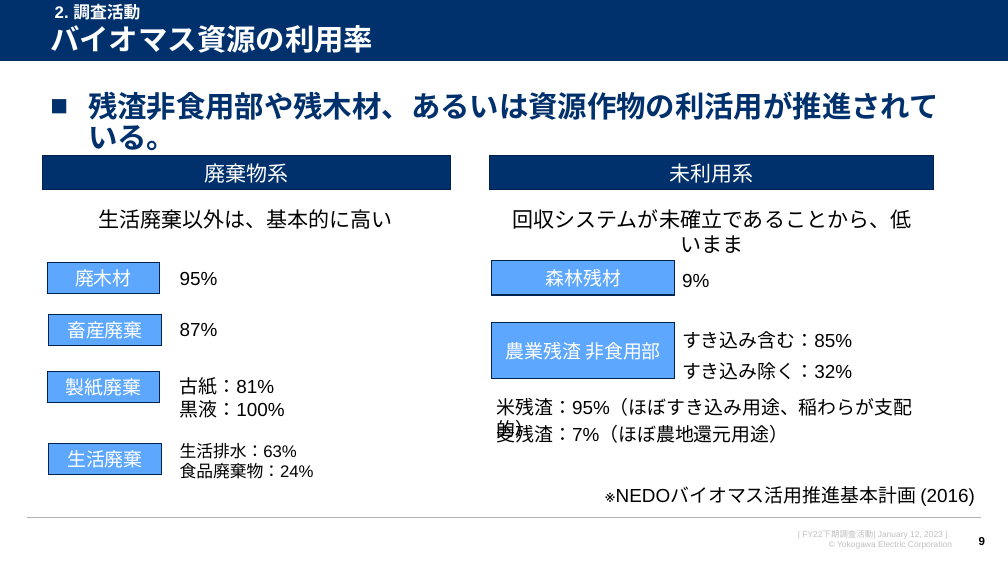
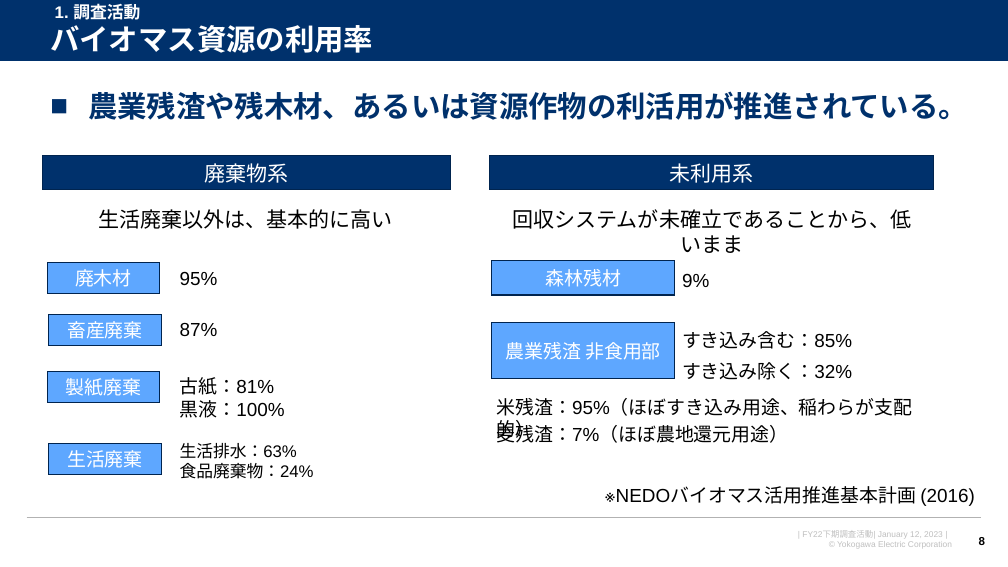
Before and after one commit to watarukumagai-git/denovo, a slide deck: slide 8 of survey_doc/230119_人工酵素設計_進捗報告_rev.0.pptx (slide 9 before the commit). Drawn at 1008x567 pixels with LibreOffice and Linux fonts; fonts in the diff are those of the drawing; background and template pictures are left out. Boxes give left, top, right and bottom in pixels: in the first picture for what was removed or moved away, otherwise in the second. Text is boxed around its words. In the diff, an @@ line names an element or a change of style, - is before the commit and + after.

```diff
--- a/survey_doc/230119_人工酵素設計_進捗報告_rev.0.pptx
+++ b/survey_doc/230119_人工酵素設計_進捗報告_rev.0.pptx
@@ text at <box>55,1,140,23</box>: text changed @@
-2. 調査活動
+1. 調査活動
@@ text at <box>88,91,968,120</box>: text changed @@
-■ 残渣非食用部や残木材、あるいは資源作物の利活用が推進されている。
+■ 農業残渣や残木材、あるいは資源作物の利活用が推進されている。
@@ page number at <box>979,536,985,548</box>: text changed @@
-9
+8
```
Also in this commit, not shown: 8 other slides changed, 5 slides added, 6 slides removed.
